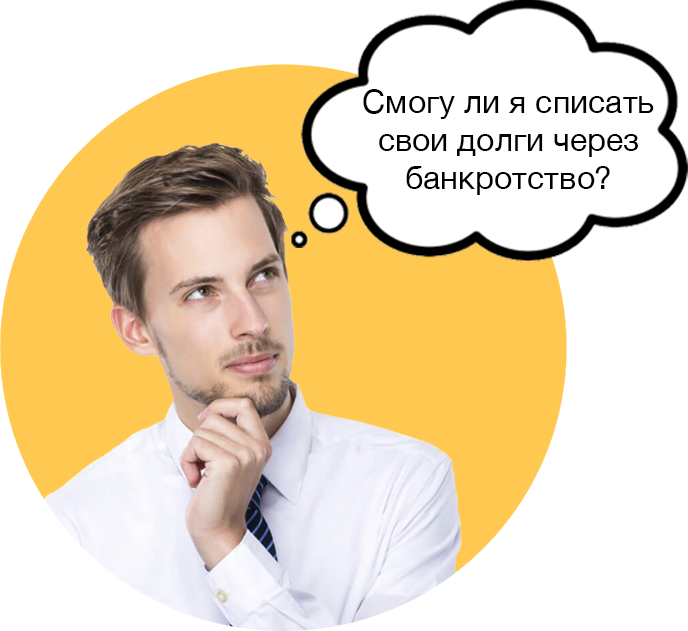
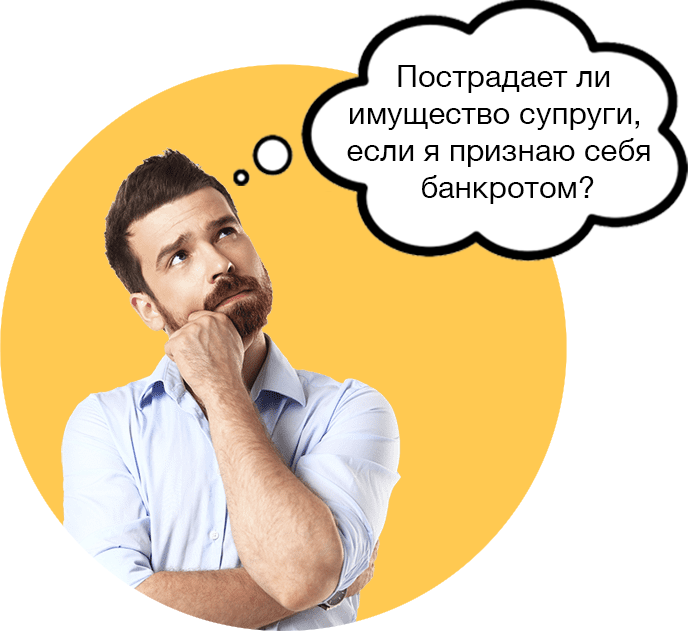
Revision of a layered 688 × 631 image; what changed, layer by layer:
hid group "Группа 1" (2 layers) over (291, 65, 654, 248)
added group "Группа 1 копия" with 2 layers above "Группа 2" over (233, 65, 654, 262)
added layer "Пострадает ли имущество супруги, если я признаю себя банкро" in group "Группа 1 копия" over (347, 65, 650, 204)
added layer "Слой 2" (2nd of 2, in "Группа 1 копия") in group "Группа 1 копия" over (233, 65, 654, 262)
added layer "Слой 5" in group "Группа 2" over (61, 147, 401, 631)
hid "Слой 3" over (43, 140, 462, 631)
